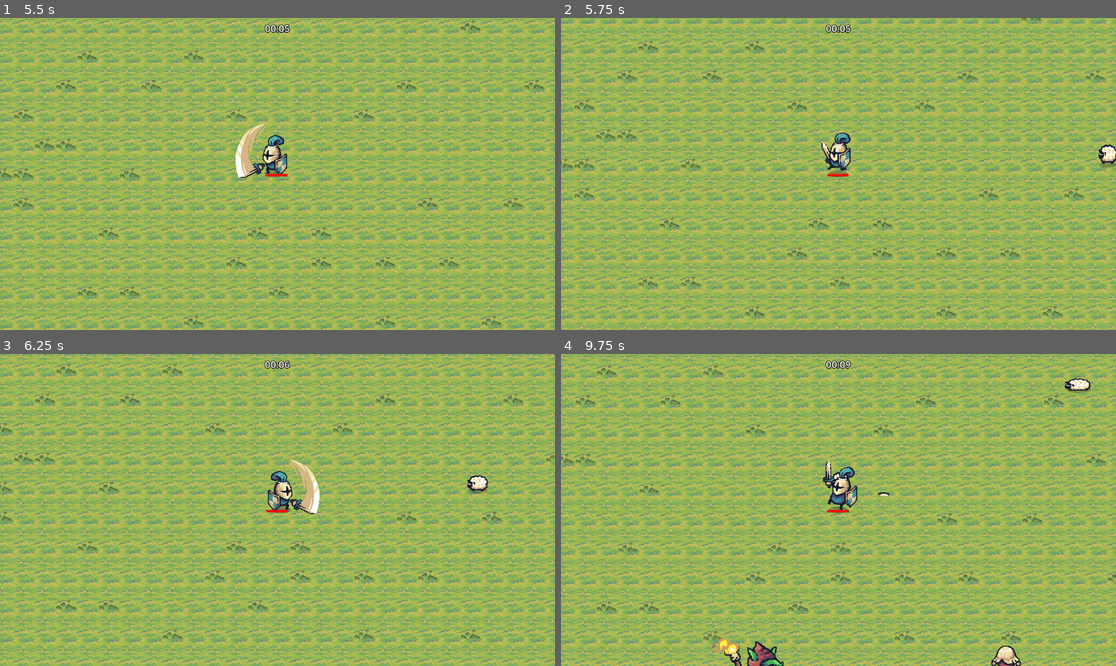
Above: before the commit, frames 1-4 (two rows, left to right).
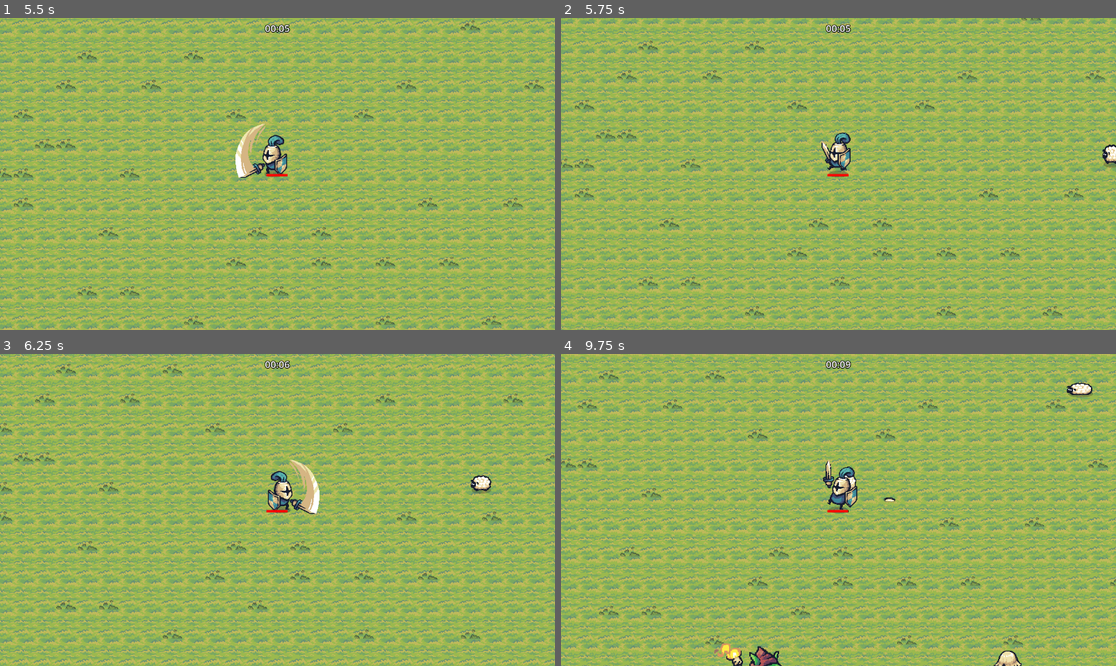
Above: after the commit, the same moments.

Repository: gglarangeira/TS-DIO
Game: Godot game, scene res://scenes/main.tscn
Two runs of this game, one before a commit and one after it. Both use one fixed random seed, a clock stepped at 60 frames per second and the inputs below.
Inputs:
- Up to frame 1 (5.5 s): hold D (move_right) 0.53-1.28 s; tap Space (confirm_input) every 0.75 s from 0.6 to 5.1 s; hold S (move_down) 1.28-2.03 s; hold D (move_right) 2.03-2.78 s; hold W (move_up) 2.78-3.53 s; hold A (move_left) 3.53-5.03 s; hold S (move_down) from 5.03 s (still down)
- Up to frame 2 (5.75 s): keep holding S (move_down)
- Up to frame 3 (6.25 s): release S (move_down) at 5.78 s; hold D (move_right) from 5.78 s (still down); tap Space (confirm_input) at 5.85 s
- Up to frame 4 (9.75 s): release D (move_right) at 6.53 s; hold W (move_up) 6.53-7.28 s; tap Space (confirm_input) every 0.75 s from 6.6 to 9.6 s; hold D (move_right) 7.28-8.03 s; hold S (move_down) 8.03-8.78 s; hold A (move_left) 8.78-9.53 s; hold W (move_up) from 9.53 s (still down)

Frame 1 is identical in both runs. In frame 2, 0.1% of the frame differs, in the area x 96-100%, y 40-48%; in frame 3, 0.2%; in frame 4, 61%, in the area x 0-100%, y 0-100%.

Commit message:
3rd push

Diff:
--- a/UI/game_over_ui.tscn
+++ b/UI/game_over_ui.tscn
@@ -136,9 +136,9 @@
 anchors_preset = 5
 anchor_left = 0.5
 anchor_right = 0.5
-offset_left = -167.0
+offset_left = 409.0
 offset_top = 12.0
-offset_right = 167.0
+offset_right = 743.0
 offset_bottom = 151.0
 grow_horizontal = 2
 theme_override_styles/panel = SubResource("StyleBoxTexture_k7mty")
@@ -167,10 +167,10 @@
 anchor_top = 0.5
 anchor_right = 0.5
 anchor_bottom = 0.5
-offset_left = -323.0
-offset_top = -30.0
-offset_right = 320.0
-offset_bottom = 208.999
+offset_left = 253.0
+offset_top = 294.0
+offset_right = 896.0
+offset_bottom = 532.999
 grow_horizontal = 2
 grow_vertical = 2
 theme_override_styles/panel = SubResource("StyleBoxTexture_ldelt")
--- a/enemies/Goblin.tscn
+++ b/enemies/Goblin.tscn
@@ -62,6 +62,7 @@
 [node name="Goblin" type="CharacterBody2D" groups=["enemies"]]
 visibility_layer = 2
 scale = Vector2(1.5, 1.5)
+motion_mode = 1
 script = ExtResource("1_skeh5")
 health = 20
 death_prefab = ExtResource("2_qx8qi")
--- a/enemies/Pawn.tscn
+++ b/enemies/Pawn.tscn
@@ -61,6 +61,7 @@
 
 [node name="Pawn" type="CharacterBody2D" groups=["enemies"]]
 visibility_layer = 2
+motion_mode = 1
 script = ExtResource("1_nlgtw")
 health = 3
 death_prefab = ExtResource("2_yj12w")
--- a/enemies/Sheep.tscn
+++ b/enemies/Sheep.tscn
@@ -61,6 +61,7 @@
 
 [node name="Sheep" type="CharacterBody2D" groups=["enemies"]]
 visibility_layer = 2
+motion_mode = 1
 script = ExtResource("1_sjet7")
 health = 1
 death_prefab = ExtResource("2_e7c15")
--- a/player/player.tscn
+++ b/player/player.tscn
@@ -127,6 +127,7 @@
 bg_color = Color(1, 0, 0, 1)
 
 [node name="Player" type="CharacterBody2D"]
+motion_mode = 1
 script = ExtResource("1_mbfx3")
 ritual_damage = 2
 ritual_interval = 15.0
Not shown, changed: TS-DIO.pck
